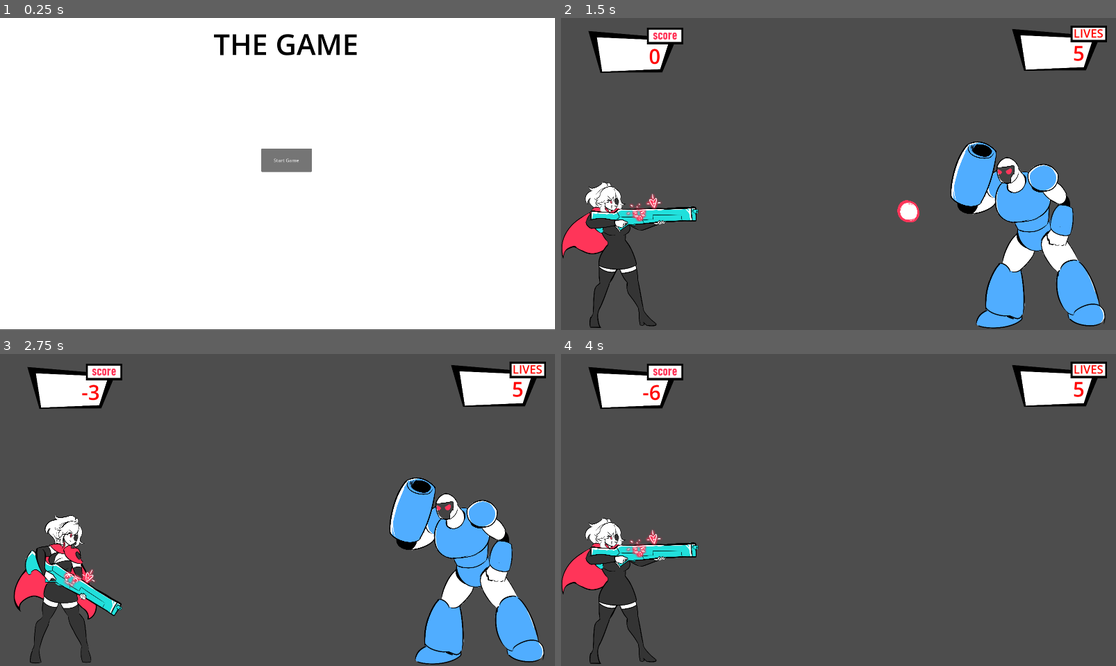
Above: before the commit, frames 1-4 (two rows, left to right).
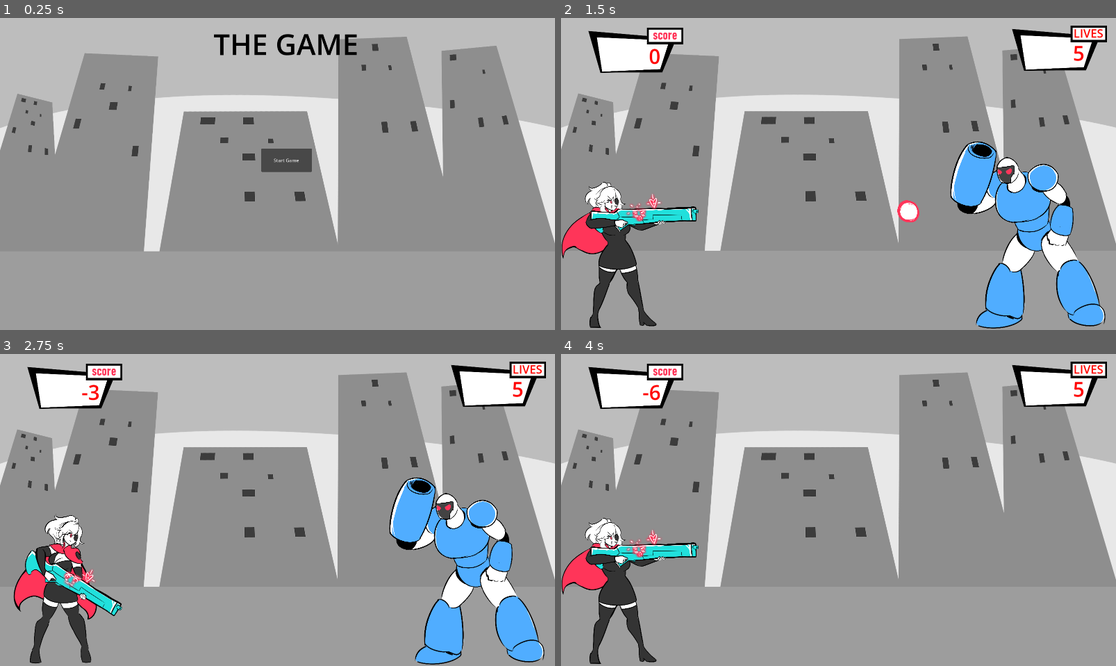
Above: after the commit, the same moments.

Repository: LaceSpades/Brackeys-2025.2
Game: Godot game, scene res://scenes/main_menu.tscn
Two runs of this game, one before a commit and one after it. Both use one fixed random seed, a clock stepped at 60 frames per second and the inputs below.
Inputs (mouse positions are in pixels of both pictures, inside the frame that each line leads up to):
- Up to frame 1 (0.25 s): no input
- Up to frame 2 (1.5 s): click "Start Game" at 0.5 s; tap Enter at 1.25 s; move the mouse to (960, 158) at 1.27 s; tap Space (interact) at 1.35 s
- Up to frame 3 (2.75 s): move the mouse to (166, 525) at 2.02 s; tap Space (interact) at 2.1 s
- Up to frame 4 (4 s): move the mouse to (894, 441) at 2.77 s; tap Space (interact) at 2.85, 3.6 s; move the mouse to (810, 572) at 3.52 s

The runs differ from the first frame. In frame 1, 93% of the frame differs, in the area x 0-100%, y 0-100%; in frame 2, 84%; in frame 3, 84%; in frame 4, 92%.

Commit message:
Backgrounds

Diff:
--- a/scenes/game.tscn
+++ b/scenes/game.tscn
@@ -12,6 +12,7 @@
 [ext_resource type="PackedScene" uid="uid://cg3o8hpbrgk6c" path="res://scenes/blue_enemy.tscn" id="6_u5sy4"]
 [ext_resource type="PackedScene" uid="uid://dh0om8f6wauhi" path="res://scenes/enemy_sus.tscn" id="7_kvuet"]
 [ext_resource type="Texture2D" uid="uid://dnlidkyb17n16" path="res://assets/sprites/score_overlay_blank.png" id="7_u5sy4"]
+[ext_resource type="Texture2D" uid="uid://beh01dsjhe47h" path="res://assets/sprites/Background.png" id="8_trtic"]
 [ext_resource type="PackedScene" uid="uid://b0bdowacrel02" path="res://scenes/player_sus.tscn" id="12_dinhu"]
 
 [sub_resource type="LabelSettings" id="LabelSettings_gee14"]
@@ -26,6 +27,11 @@
 yellow_enemy = ExtResource("5_kvuet")
 player_sus = ExtResource("12_dinhu")
 enemy_sus = ExtResource("7_kvuet")
+
+[node name="Background" type="Sprite2D" parent="."]
+position = Vector2(2.38419e-07, -2.38419e-07)
+scale = Vector2(0.501389, 0.501389)
+texture = ExtResource("8_trtic")
 
 [node name="Camera2D" type="Camera2D" parent="."]
 
--- a/scenes/game_over.tscn
+++ b/scenes/game_over.tscn
@@ -1,6 +1,7 @@
-[gd_scene load_steps=6 format=3 uid="uid://c0lhvf74c84j4"]
+[gd_scene load_steps=7 format=3 uid="uid://c0lhvf74c84j4"]
 
 [ext_resource type="Script" uid="uid://citemhw73hc3o" path="res://scripts/game_over.gd" id="1_7m3ot"]
+[ext_resource type="Texture2D" uid="uid://beh01dsjhe47h" path="res://assets/sprites/Background.png" id="2_v3hpu"]
 [ext_resource type="LabelSettings" uid="uid://base8q4ybr2yi" path="res://assets/fonts/new_label_settings.tres" id="3_racf3"]
 [ext_resource type="AudioStream" uid="uid://bfrfhayyfg1rw" path="res://assets/music/menu.wav" id="3_tbwuq"]
 [ext_resource type="PackedScene" uid="uid://dwmw14tfmcpe4" path="res://scenes/menu_score.tscn" id="5_7m3ot"]
@@ -20,6 +21,11 @@
 offset_top = -5.0
 offset_right = 1941.0
 offset_bottom = 1099.0
+
+[node name="Background" type="Sprite2D" parent="."]
+position = Vector2(960.667, 541)
+scale = Vector2(0.501389, 0.501389)
+texture = ExtResource("2_v3hpu")
 
 [node name="Title" type="Label" parent="."]
 layout_mode = 0
--- a/scenes/main_menu.tscn
+++ b/scenes/main_menu.tscn
@@ -1,6 +1,7 @@
-[gd_scene load_steps=5 format=3 uid="uid://by0wvs4osdwgn"]
+[gd_scene load_steps=6 format=3 uid="uid://by0wvs4osdwgn"]
 
 [ext_resource type="Script" uid="uid://rpvvhhfoymcd" path="res://scripts/main_menu.gd" id="1_8ln24"]
+[ext_resource type="Texture2D" uid="uid://beh01dsjhe47h" path="res://assets/sprites/Background.png" id="2_8ln24"]
 [ext_resource type="AudioStream" uid="uid://bfrfhayyfg1rw" path="res://assets/music/menu.wav" id="2_ekxnf"]
 [ext_resource type="LabelSettings" uid="uid://base8q4ybr2yi" path="res://assets/fonts/new_label_settings.tres" id="3_bqqt6"]
 [ext_resource type="PackedScene" uid="uid://bjljaa7uh0lj7" path="res://scenes/button.tscn" id="5_rtw2f"]
@@ -19,6 +20,11 @@
 offset_top = -5.0
 offset_right = 1924.0
 offset_bottom = 1078.0
+
+[node name="Background" type="Sprite2D" parent="."]
+position = Vector2(960.667, 541)
+scale = Vector2(0.501389, 0.501389)
+texture = ExtResource("2_8ln24")
 
 [node name="AudioStreamPlayer" type="AudioStreamPlayer" parent="."]
 stream = ExtResource("2_ekxnf")
--- a/scenes/risk_it_menu.tscn
+++ b/scenes/risk_it_menu.tscn
@@ -1,10 +1,11 @@
-[gd_scene load_steps=7 format=3 uid="uid://c207a2o1hfwdl"]
+[gd_scene load_steps=8 format=3 uid="uid://c207a2o1hfwdl"]
 
 [ext_resource type="AudioStream" uid="uid://bfrfhayyfg1rw" path="res://assets/music/menu.wav" id="1_42gfa"]
 [ext_resource type="Script" uid="uid://3jk03r0ykavj" path="res://scripts/risk_it_menu.gd" id="1_th3bf"]
 [ext_resource type="LabelSettings" uid="uid://base8q4ybr2yi" path="res://assets/fonts/new_label_settings.tres" id="2_73ms6"]
 [ext_resource type="PackedScene" uid="uid://dwmw14tfmcpe4" path="res://scenes/menu_score.tscn" id="3_5adcy"]
 [ext_resource type="PackedScene" uid="uid://bjljaa7uh0lj7" path="res://scenes/button.tscn" id="5_ir72k"]
+[ext_resource type="Texture2D" uid="uid://beh01dsjhe47h" path="res://assets/sprites/Background.png" id="6_xo7y8"]
 
 [sub_resource type="LabelSettings" id="LabelSettings_ir72k"]
 font_size = 70
@@ -27,6 +28,11 @@
 offset_top = -7.0
 offset_right = 1930.0
 offset_bottom = 1117.0
+
+[node name="Background" type="Sprite2D" parent="."]
+position = Vector2(960.667, 541)
+scale = Vector2(0.501389, 0.501389)
+texture = ExtResource("6_xo7y8")
 
 [node name="Mode" type="Label" parent="."]
 layout_mode = 0
Binary file added: assets/sprites/Background.png
Not shown, added: assets/sprites/Background.png.import
Not shown: 1 places in scenes/game.tscn that only renumber resources
